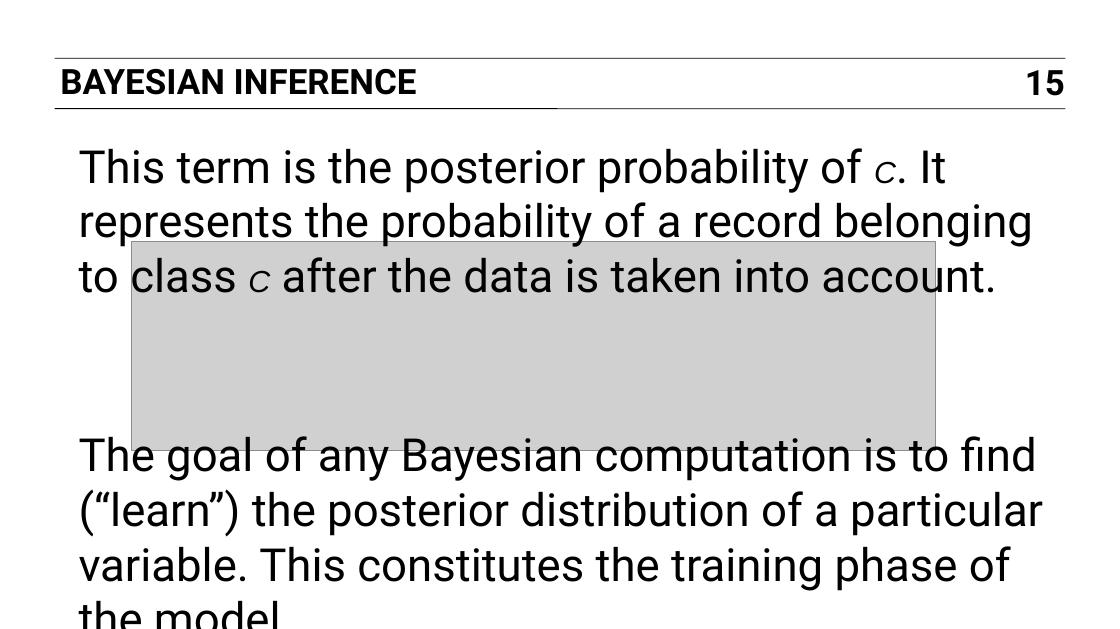
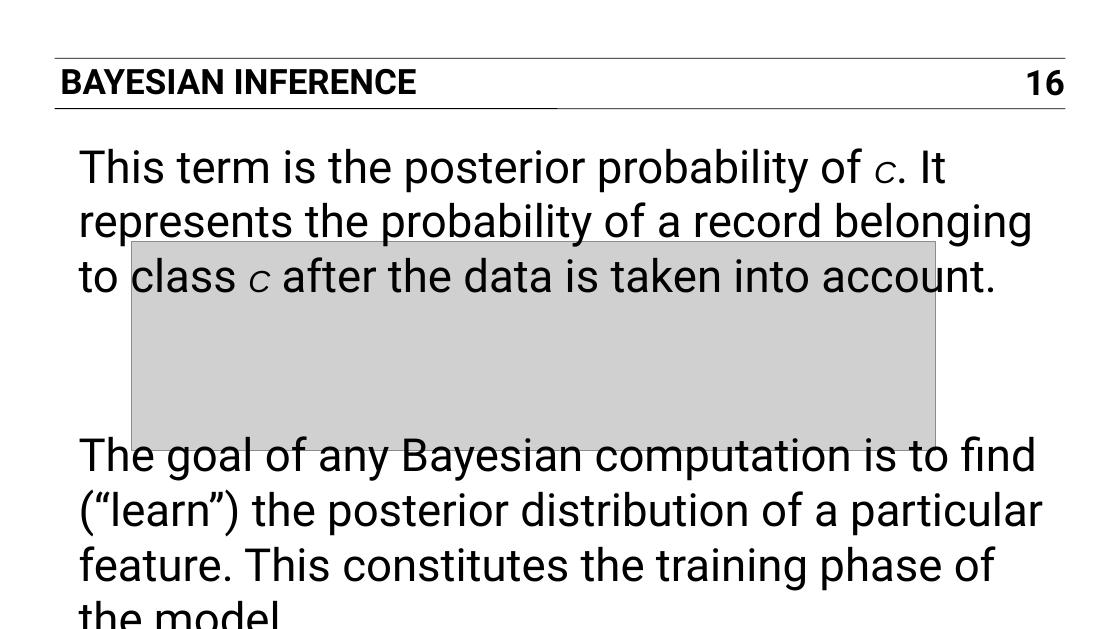
Before and after one commit to justmarkham/DAT3, a slide deck: slide 16 of slides/13_naive_bayes.pptx (slide 15 before the commit). Drawn at 1120x629 pixels with LibreOffice and Linux fonts; fonts in the diff are those of the drawing; grey boxes stand for pictures. Boxes give left, top, right and bottom in pixels: in the first picture for what was removed or moved away, otherwise in the second. Text is boxed around its words. In the diff, an @@ line names an element or a change of style, - is before the commit and + after.

Commit message:
update naive bayes slides

```diff
--- a/slides/13_naive_bayes.pptx
+++ b/slides/13_naive_bayes.pptx
@@ page number at [1025,70,1065,96]: text changed @@
-15
+16
@@ text at [79,430,1043,591]: text changed @@
-The goal of any Bayesian computation is to find (“learn”) the posterior distribution of a particular variable. This constitutes the training phase of the model.
+The goal of any Bayesian computation is to find (“learn”) the posterior distribution of a particular feature. This constitutes the training phase of the model.
```
Also in this commit, not shown: 2 other slides changed, 1 slide added, 1 other file.
